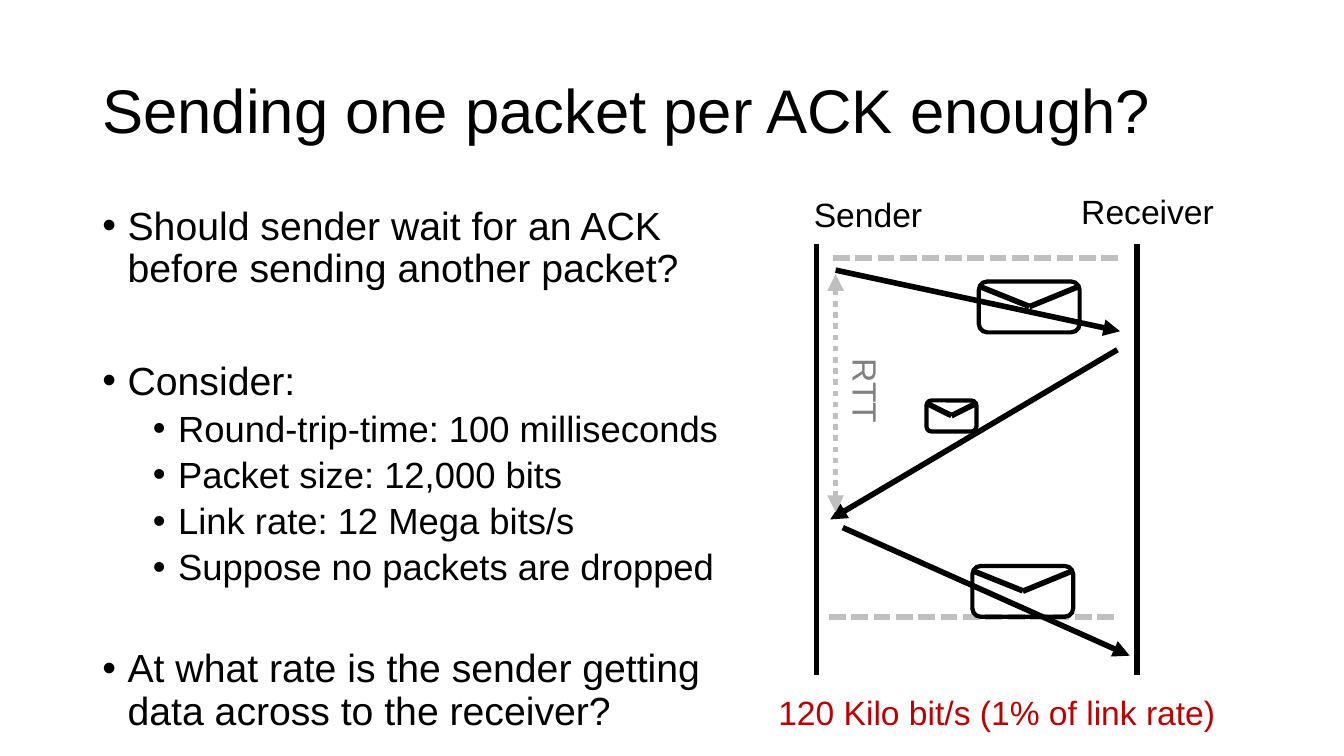
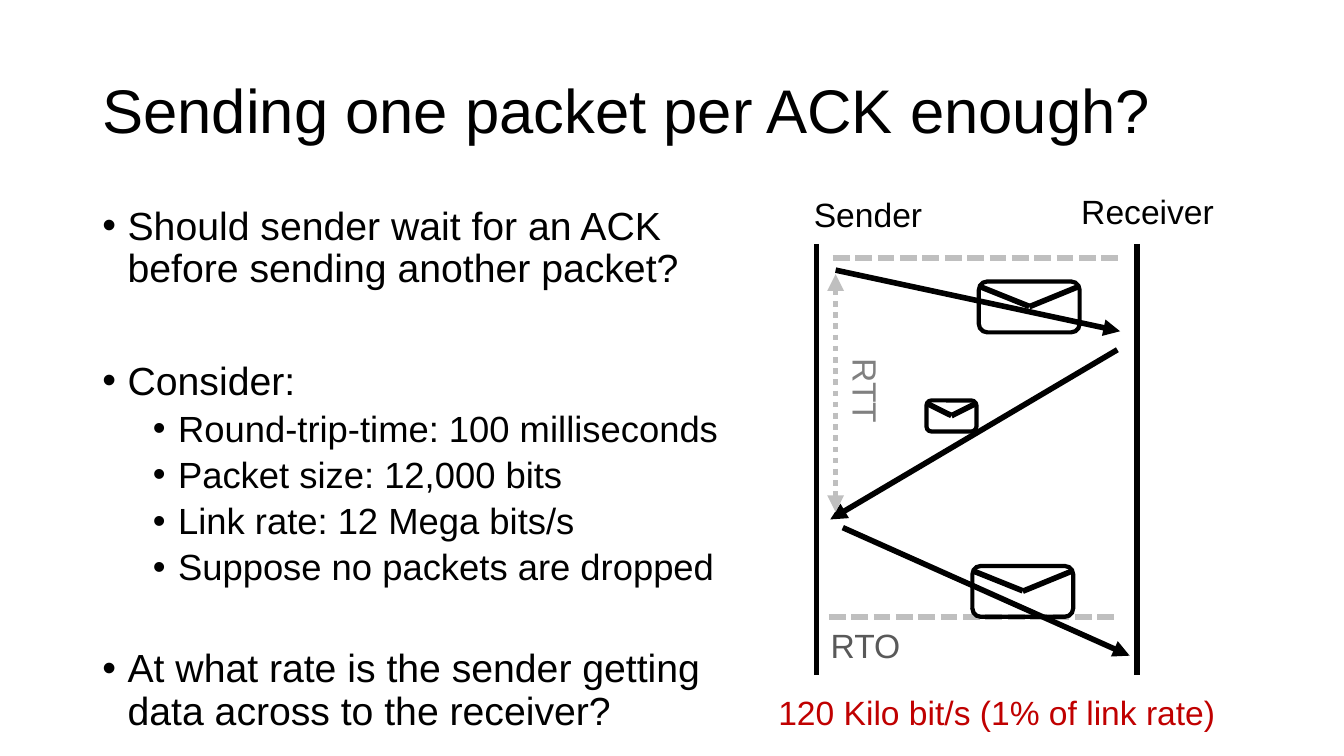
Before and after one commit to ngsrinivas/coursegen, a slide deck: slide 12 of ex/552-F19/lectures/05-transport.pptx (slide 10 before the commit). Drawn at 1344x756 pixels with LibreOffice and Linux fonts; fonts in the diff are those of the drawing. Boxes give left, top, right and bottom in pixels: in the first picture for what was removed or moved away, otherwise in the second. Text is boxed around its words. In the diff, an @@ line names an element or a change of style, - is before the commit and + after.

```diff
--- a/ex/552-F19/lectures/05-transport.pptx
+++ b/ex/552-F19/lectures/05-transport.pptx
@@ text added at bbox=[831, 634, 901, 659], 24 pt, text #595959 @@
+RTO
```
Also in this commit, not shown: 6 other slides changed, 9 slides added, 2 other files.
